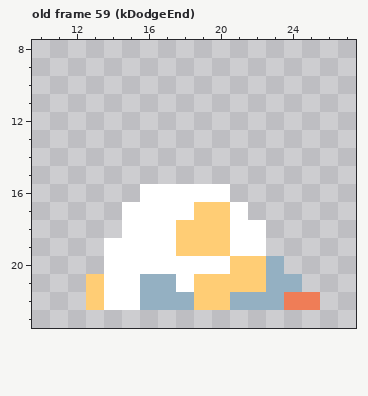
Edited in one commit: pixel-art file (res/atlas/entities.aseprite). Above, as it was before the edit.
32x24 pixels, 148 frames. Shown: old frame 59 (kDodgeEnd): x 10..27, y 8..23. The commit also changed other frames, which this record leaves out.
And afterwards:
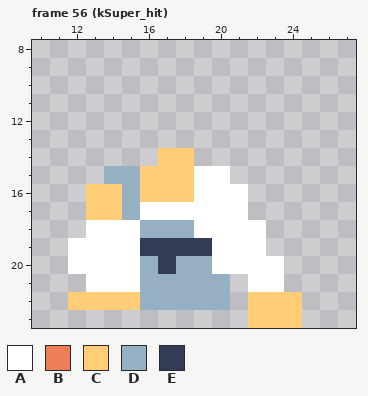
Palette (. is transparent): A #ffffff  B #ef7d57  C #ffcd75  D #94b0c2  E #333c57
A new or re-ordered frame is compared with the old frame closest to it.
From old to new:
frames 148 -> 161
Changed rows in their new state; - is an unchanged pixel.
Frame 56 (kSuper_hit) is new; against old frame 59 (kDodgeEnd):
first column x 12:
14 -----CC-------
15 --DDCCCAA-----
16 -CCDCCC--A----
17 -CCD---AA-----
18 -AA-DDDAA-----
19 AA--EEEEA-----
20 AA--DEDD-AAA--
21 -A----DDD.AA.-
22 C-CC---DD.CCC.
23 ----------CCC-
Boxes around the changes in both pictures, in picture pixels (x1, y1, x2, y2):
changed: (68, 148, 320, 328)
